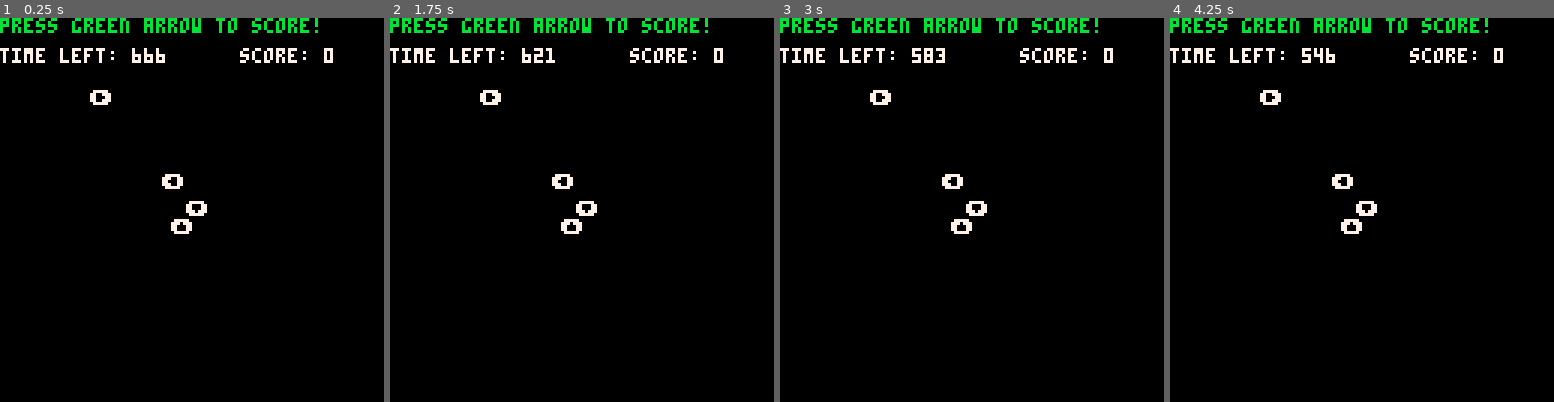
Above: before the commit, frames 1-4 (left to right).
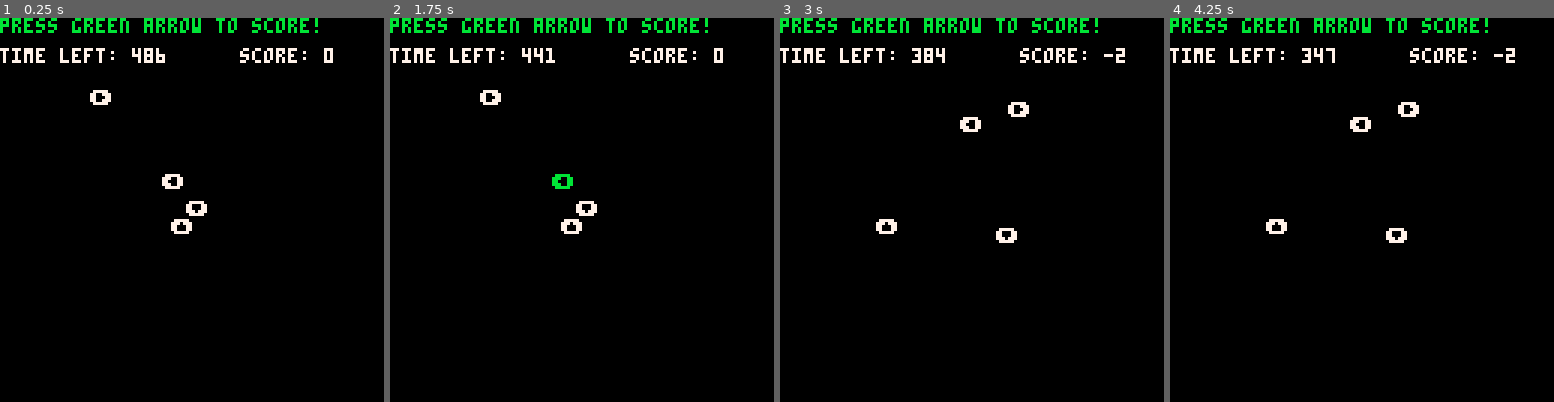
Above: after the commit, the same moments.

Repository: DivineOmega/one-hour-game-jam-65
Game: PICO-8 cartridge one-hour-game-jam-75.p8
The game is run twice, just before and just after one commit, with the same random seed, the same clock (stepped at 60 frames per second) and the same inputs.
Inputs:
- Up to frame 1 (0.25 s): no input
- Up to frame 2 (1.75 s): tap X (X key) at 0.33, 1.07 s; tap O (Z key) at 0.7, 1.7 s; hold Right from 1.6 s (still down)
- Up to frame 3 (3 s): tap X (X key) at 1.85, 2.97 s; release Right at 2.1 s; tap O (Z key) at 2.1, 2.5, 2.9 s; hold Up 2.15-2.42 s; hold Right from 2.47 s (still down)
- Up to frame 4 (4.25 s): release Right at 3.03 s; hold Left 3.08-3.58 s; tap O (Z key) at 3.3, 3.7, 4.1 s; hold Down 3.63-3.97 s; hold Right from 4.02 s (still down); tap X (X key) at 4.08 s

The runs differ from the first frame. In frame 1, less than 0.1% of the frame differs, in the area x 34-40%, y 7-12%; in frame 2, 0.2%; in frame 3, 1.4%; in frame 4, 1.4%, in the area x 23-90%, y 7-59%.

Commit message:
Minor difficulty tweak

Diff:
--- a/one-hour-game-jam-75.p8
+++ b/one-hour-game-jam-75.p8
@@ -8,7 +8,7 @@
 icons = {}
 
 score = 0
-timer_start = 750
+timer_start = 550
 trigger_point = 0
 
 function _init()
@@ -51,8 +51,8 @@
 
  timer_start = flr(timer_start * 0.9)
 
- if (timer_start<=150) then
-  timer_start = 150
+ if (timer_start<40) then
+  timer_start = 40
  end
 
  timers["main"] = timer_start
